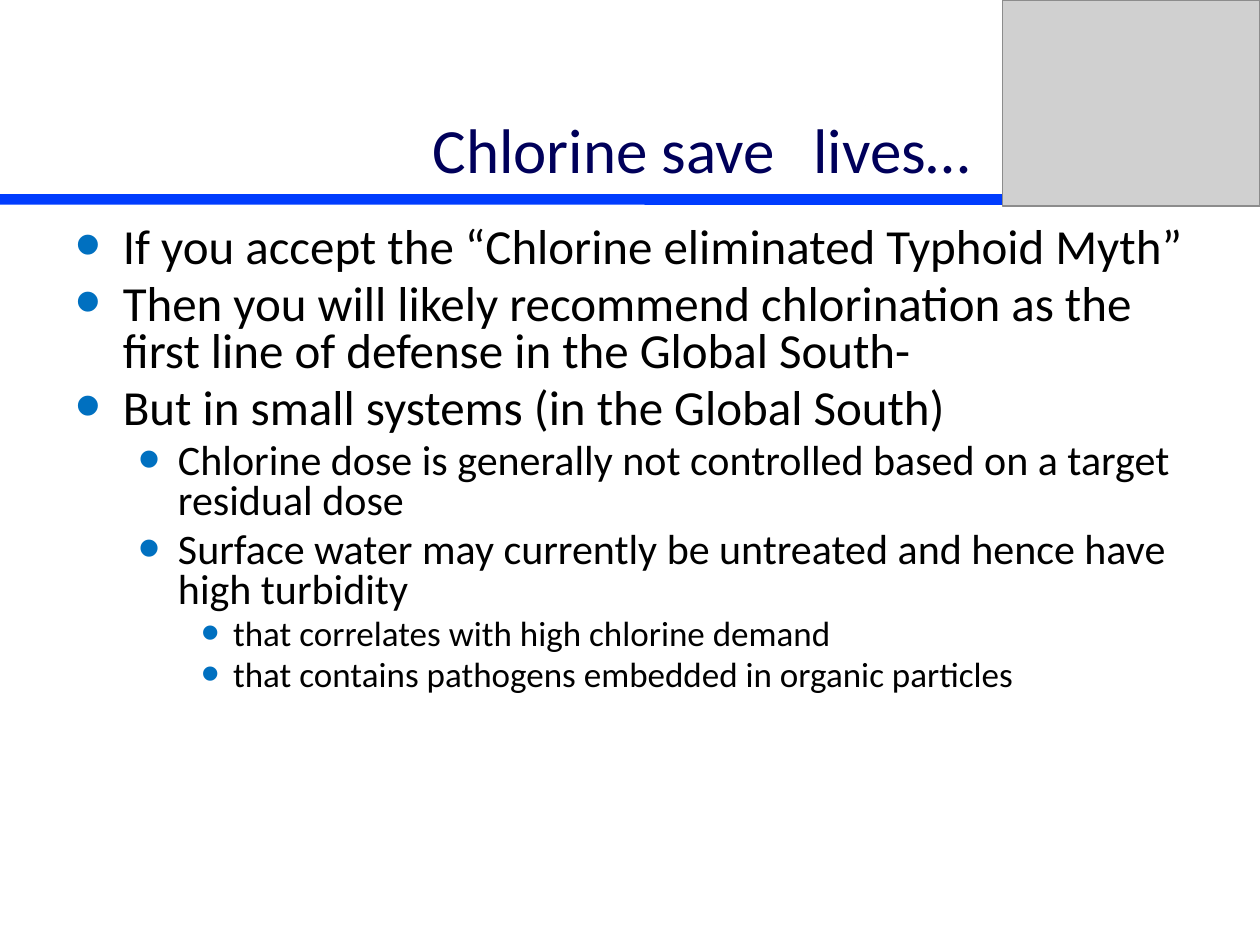
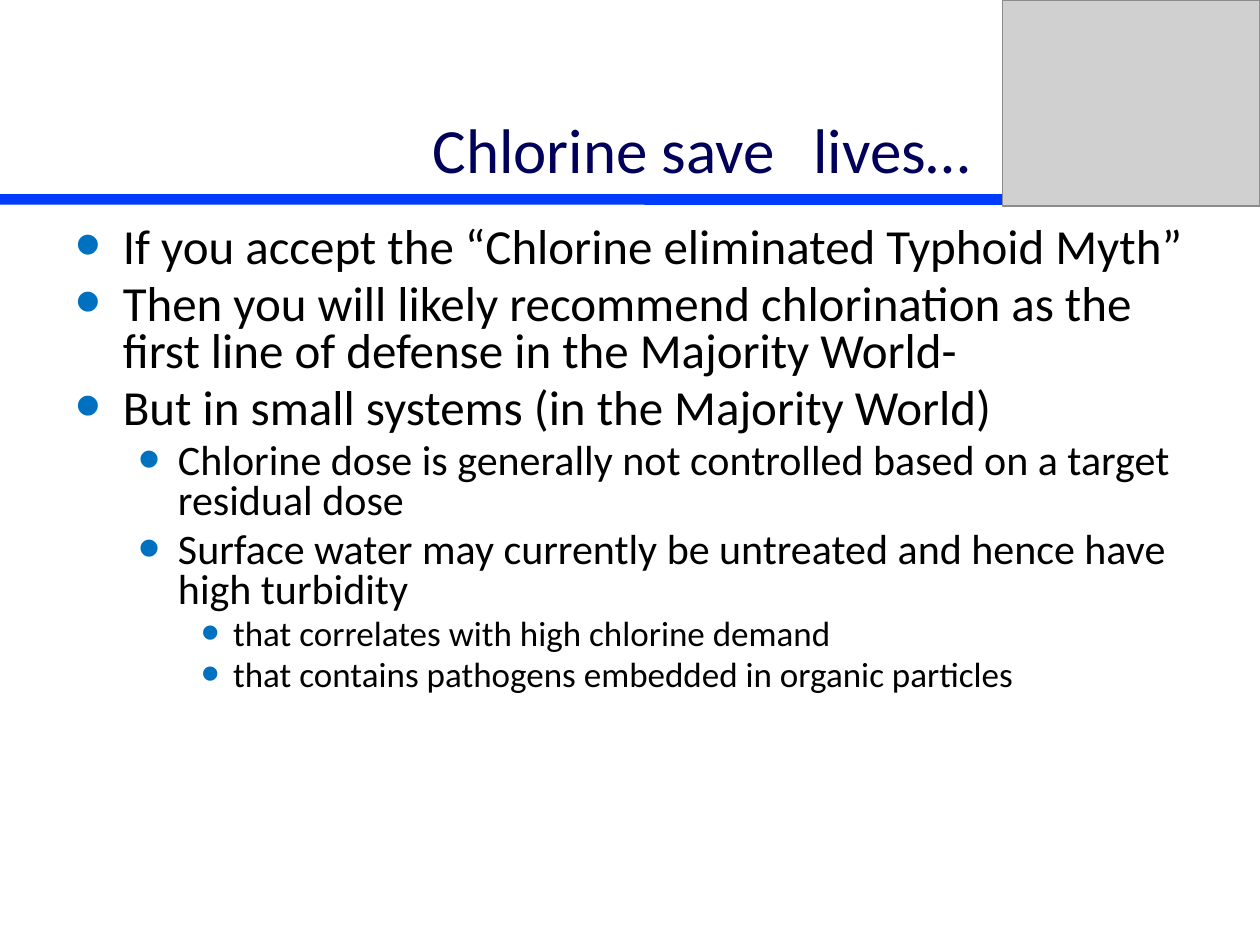
Before and after one commit to AguaClara/SWOT, a slide deck: slide 23 of Lectures/In Class/Disinfection.pptx (slide 22 before the commit). Drawn at 1260x945 pixels with LibreOffice and Linux fonts; fonts in the diff are those of the drawing; grey boxes stand for pictures. Boxes give left, top, right and bottom in pixels: in the first picture for what was removed or moved away, otherwise in the second. Text is boxed around its words. In the diff, an @@ line names an element or a change of style, - is before the commit and + after.

```diff
--- a/Lectures/In Class/Disinfection.pptx
+++ b/Lectures/In Class/Disinfection.pptx
@@ text at (x1=123, y1=287, x2=1131, y2=434): text changed @@
-• Then you will likely recommend chlorination as the first line of defense in the Global South-
-• But in small systems (in the Global South)
+• Then you will likely recommend chlorination as the first line of defense in the Majority World-
+• But in small systems (in the Majority World)
```
Also in this commit, not shown: 2 other slides changed, 1 slide added.
